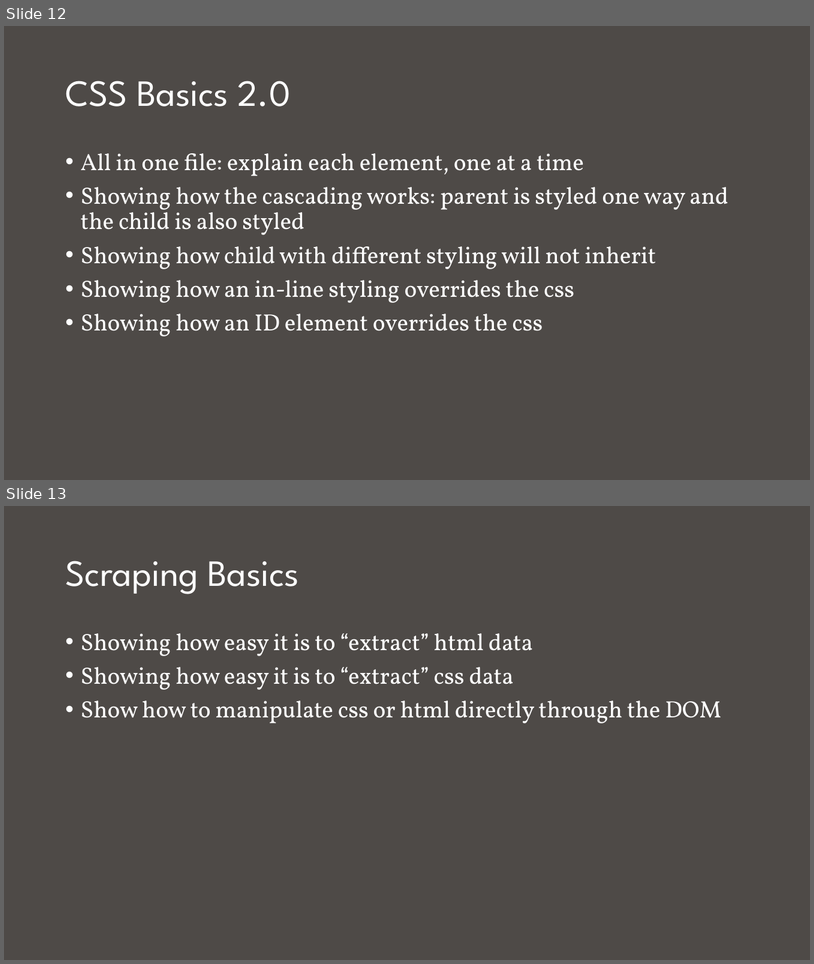
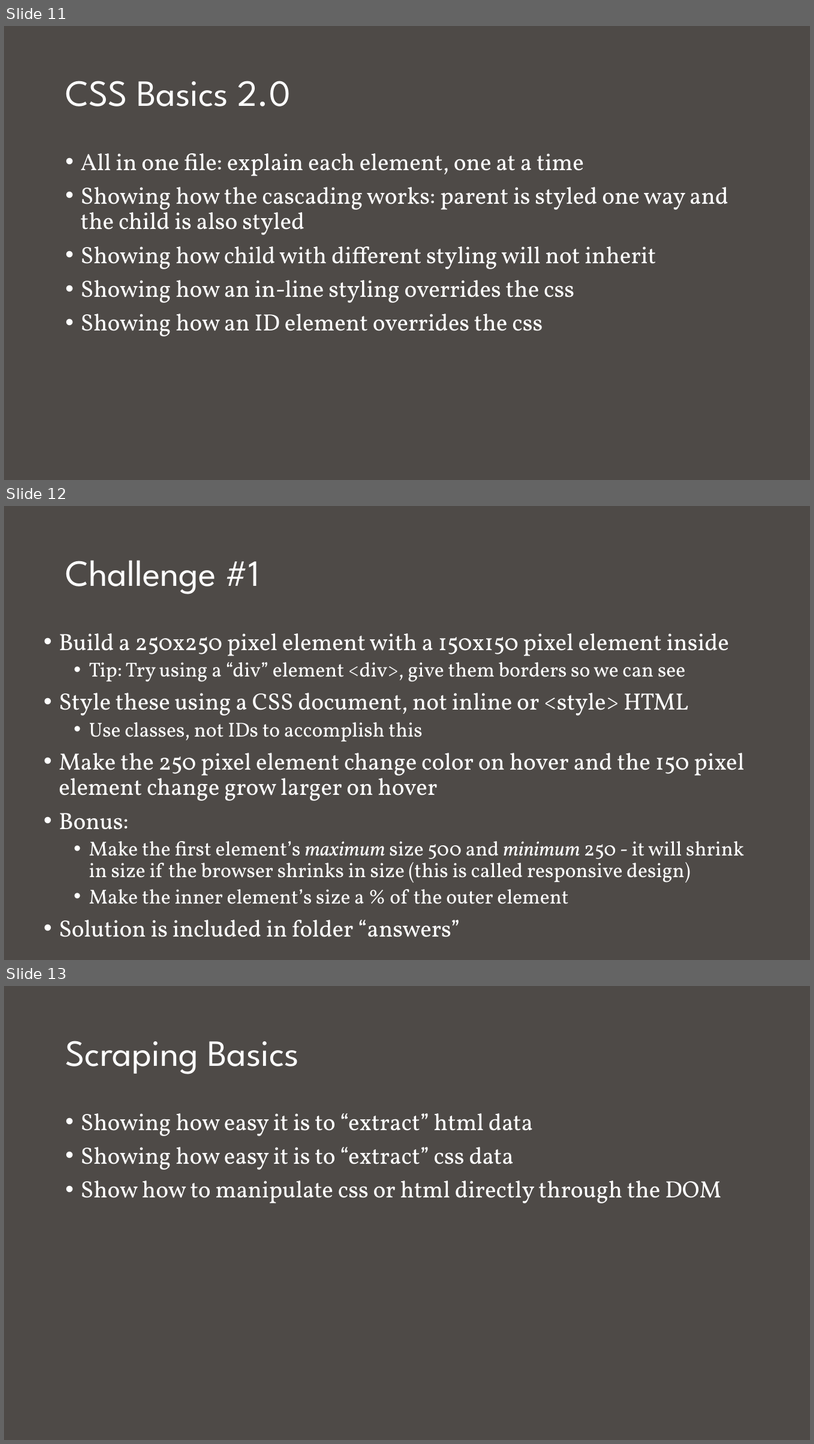
Before and after one commit to ageller/IDEAS_FSS-Vis, a slide deck: IntroToWebTechnology/intro to web.pptx. Shown one above the other, each under a label of ours: slides 12 and 13 before the commit, slides 11, 12 and 13 after it. The pictures are 814x964 and 814x1444 pixels, drawn with LibreOffice and Linux fonts; fonts in the diff are those of the drawing. Boxes give left, top, right and bottom in pixels: in the first picture for what was removed or moved away, otherwise in the second. Text is boxed around its words. In the diff, an @@ line names an element or a change of style, - is before the commit and + after.

```diff
--- a/IntroToWebTechnology/intro to web.pptx
+++ b/IntroToWebTechnology/intro to web.pptx
@@ slide 12 added at [4, 506, 810, 960], background #4E4A47 @@
@@ title added at [65, 560, 260, 594], 44 pt, text #FFFFFF @@
+Challenge #1
@@ text added at [59, 633, 744, 937], 24 pt, text #FFFFFF @@
+• Build a 250x250 pixel element with a 150x150 pixel element inside
+  • Tip: Try using a “div” element <div>, give them borders so we can see
+• Style these using a CSS document, not inline or <style> HTML
+  • Use classes, not IDs to accomplish this
+• Make the 250 pixel element change color on hover and the 150 pixel element change grow larger on hover
+• Bonus:
+  • Make the first element’s maximum size 500 and minimum 250 - it will shrink in size if the browser shrinks in size (this is called responsive design)
+  • Make the inner element’s size a % of the outer element
+• Solution is included in folder “answers”
@@ what was slide 12 is now slide 11 @@
```
Also in this commit, not shown: 4 slides changed, 6 other slides added, 3 slides removed, 6 other files.
